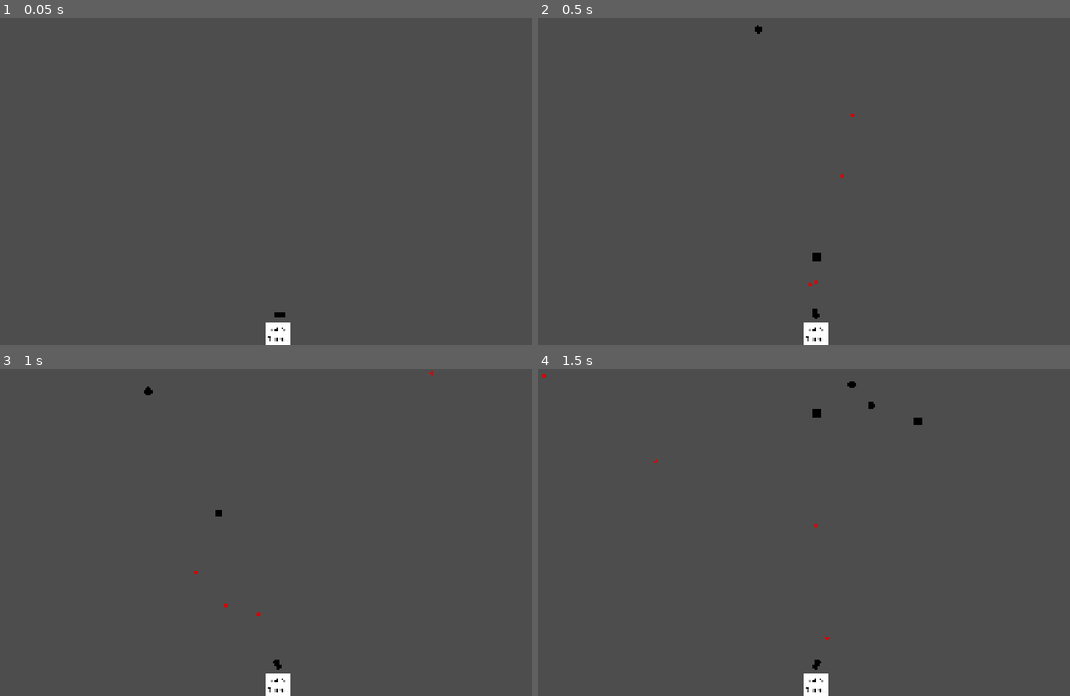
Above: before the commit, frames 1-4 (two rows, left to right).
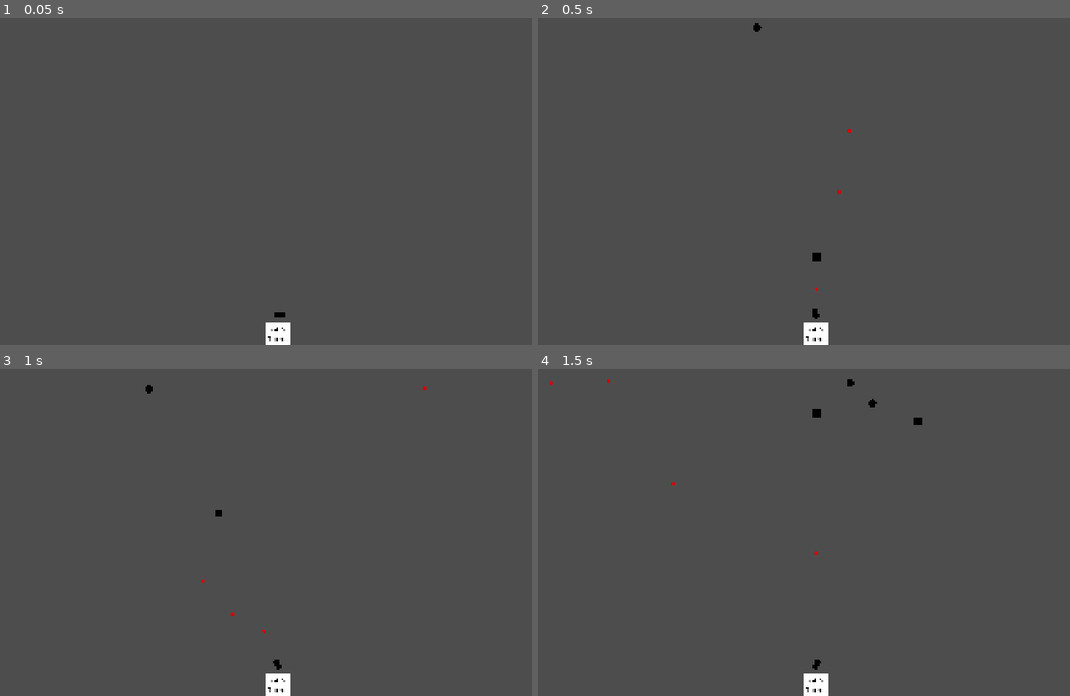
Above: after the commit, the same moments.

Repository: BilgiPasa/2d-gun-turret
Game: Godot game, scene res://Scenes/main_scene.tscn
Two runs of this game, one before a commit and one after it. Both use one fixed random seed, a clock stepped at 60 frames per second and the inputs below.
Inputs (mouse positions are in pixels of both pictures, inside the frame that each line leads up to):
- Up to frame 1 (0.05 s): no input
- Up to frame 2 (0.5 s): no input
- Up to frame 3 (1 s): tap Enter at 0.5 s; move the mouse to (404, 516) at 0.52 s
- Up to frame 4 (1.5 s): move the mouse to (697, 548) at 1.27 s

Frame 1 is identical in both runs. In frame 2, less than 0.1% of the frame differs, in the area x 40-60%, y 1-84%; in frame 3, less than 0.1%; in frame 4, less than 0.1%, in the area x 0-64%, y 1-83%.

Commit message:
Enable physics interpolation, Move a line in 3 scripts, Update to version 1.0.1

Diff:
--- a/Scripts/bullet.gd
+++ b/Scripts/bullet.gd
@@ -4,9 +4,9 @@
 
 func _ready() -> void:
 	process_mode = Node.PROCESS_MODE_PAUSABLE
+	continuous_cd = RigidBody2D.CCD_MODE_CAST_RAY
 	contact_monitor = true
 	max_contacts_reported = 1
-	continuous_cd = RigidBody2D.CCD_MODE_CAST_RAY
 	z_index = -1
 	lifespan_timer.wait_time = 5
 	lifespan_timer.start()
--- a/Scripts/movable_enemy.gd
+++ b/Scripts/movable_enemy.gd
@@ -6,9 +6,9 @@
 
 func _ready() -> void:
 	process_mode = Node.PROCESS_MODE_PAUSABLE
+	continuous_cd = RigidBody2D.CCD_MODE_CAST_RAY
 	contact_monitor = true
 	max_contacts_reported = 1
-	continuous_cd = RigidBody2D.CCD_MODE_CAST_RAY
 	retarget_timer.wait_time = 0.5
 
 func _physics_process(_delta: float) -> void:
--- a/Scripts/static_enemy.gd
+++ b/Scripts/static_enemy.gd
@@ -6,9 +6,9 @@
 
 func _ready() -> void:
 	process_mode = Node.PROCESS_MODE_PAUSABLE
+	continuous_cd = RigidBody2D.CCD_MODE_CAST_RAY
 	contact_monitor = true
 	max_contacts_reported = 1
-	continuous_cd = RigidBody2D.CCD_MODE_CAST_RAY
 	freeze = true
 	freeze_mode = RigidBody2D.FREEZE_MODE_KINEMATIC
 	retarget_timer.wait_time = 0.5
--- a/project.godot
+++ b/project.godot
@@ -11,7 +11,7 @@
 [application]
 
 config/name="2d-gun-turret"
-config/version="1.0"
+config/version="1.0.1"
 run/main_scene="uid://jneb5c8685yl"
 config/features=PackedStringArray("4.7", "Forward Plus")
 config/icon="res://icon.svg"
@@ -74,6 +74,7 @@
 [physics]
 
 3d/physics_engine="Jolt Physics"
+common/physics_interpolation=true
 
 [rendering]
 
